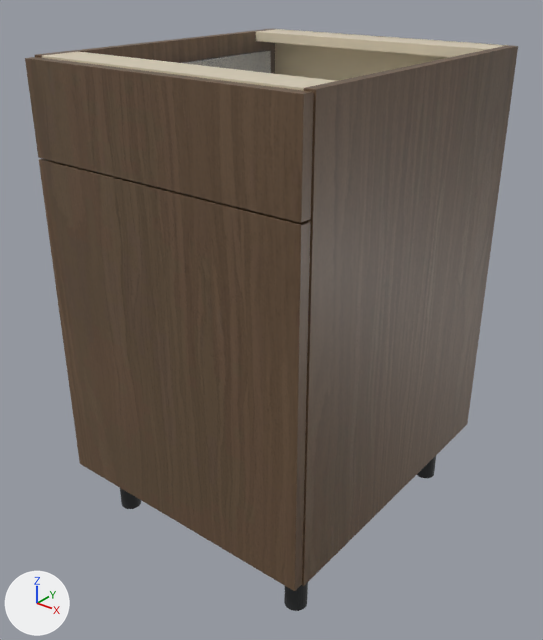
An edit to the glTF model storefront/public/cabinet-inventory/models/oppein-ply-mso-b21.glb, drawn before and after from the same camera.
Both versions are drawn from a 50 mm camera at (1.05, -1.314, 1.015) aimed at (0.262, -0.329, 0.404). Arrows for +X, +Y and +Z are at lower left; the lights stay in place. The first picture is the older version. Where no turn or scale is listed for an object, it has been applied to the vertices.

Objects in the first picture: 'Cabinet back', 'Cabinet side', 'Cabinet side.001', 'Door', 'Drawer front', 'Drawer side', 'Top support rail', 'Top support rail.001' and 3 more.
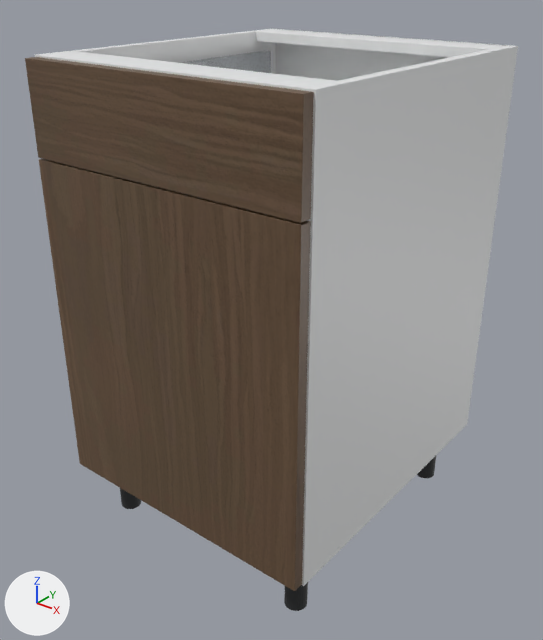
Pixel boxes [x1, y1, x2, y2] of what changed, in the pictures (543 x 640 px):
'Cabinet side.001', recoloured (lighter): [302, 45, 518, 586] in both
'Cabinet back', recoloured (beige to white): [275, 29, 507, 81] in both
'Cabinet side', recoloured (lighter): [35, 29, 275, 74] in both
'Top support rail', recoloured: [256, 29, 506, 57] in both
'Top support rail.001', recoloured (beige to white): [42, 52, 335, 91] in both

The change in detail:
Material 'White cabinet carcass' (mat_white_cabinet_carcass) is new.
Its base color is (0.82, 0.83, 0.835) (white #eaebec).
Its roughness is 0.48.
me_cube_002 has 56 vertices, 108 faces and spans x -0.249..0.249, y -0.006..0.006, z -0.381..0.381.
me_cube_002 no longer uses material mat_cabinet_interior___visual_interpretation (beige #daceb6).
me_cube_002 gains material mat_white_cabinet_carcass (white #eaebec).
me_cube has 56 vertices, 108 faces and spans x -0.009..0.009, y -0.293..0.293, z -0.381..0.381.
me_cube no longer uses material mat_supplier_finish___smoked_oak.
me_cube gains material mat_white_cabinet_carcass (white #eaebec).
me_cube_001 has 56 vertices, 108 faces and spans x -0.009..0.009, y -0.293..0.293, z -0.381..0.381.
me_cube_001 no longer uses material mat_supplier_finish___smoked_oak.
me_cube_001 gains material mat_white_cabinet_carcass (white #eaebec).
me_cube_004 has 56 vertices, 108 faces and spans x -0.249..0.249, y -0.035..0.035, z -0.009..0.009.
me_cube_004 no longer uses material mat_cabinet_interior___visual_interpretation (beige #daceb6).
me_cube_004 gains material mat_white_cabinet_carcass (white #eaebec).
me_cube_005 has 56 vertices, 108 faces and spans x -0.249..0.249, y -0.035..0.035, z -0.009..0.009.
me_cube_005 no longer uses material mat_cabinet_interior___visual_interpretation (beige #daceb6).
me_cube_005 gains material mat_white_cabinet_carcass (white #eaebec).
